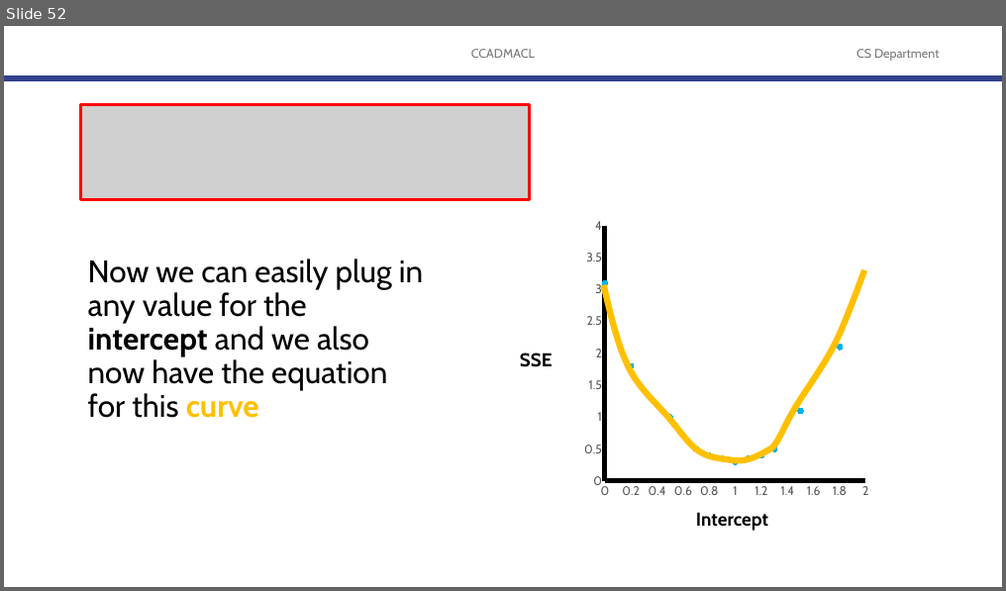
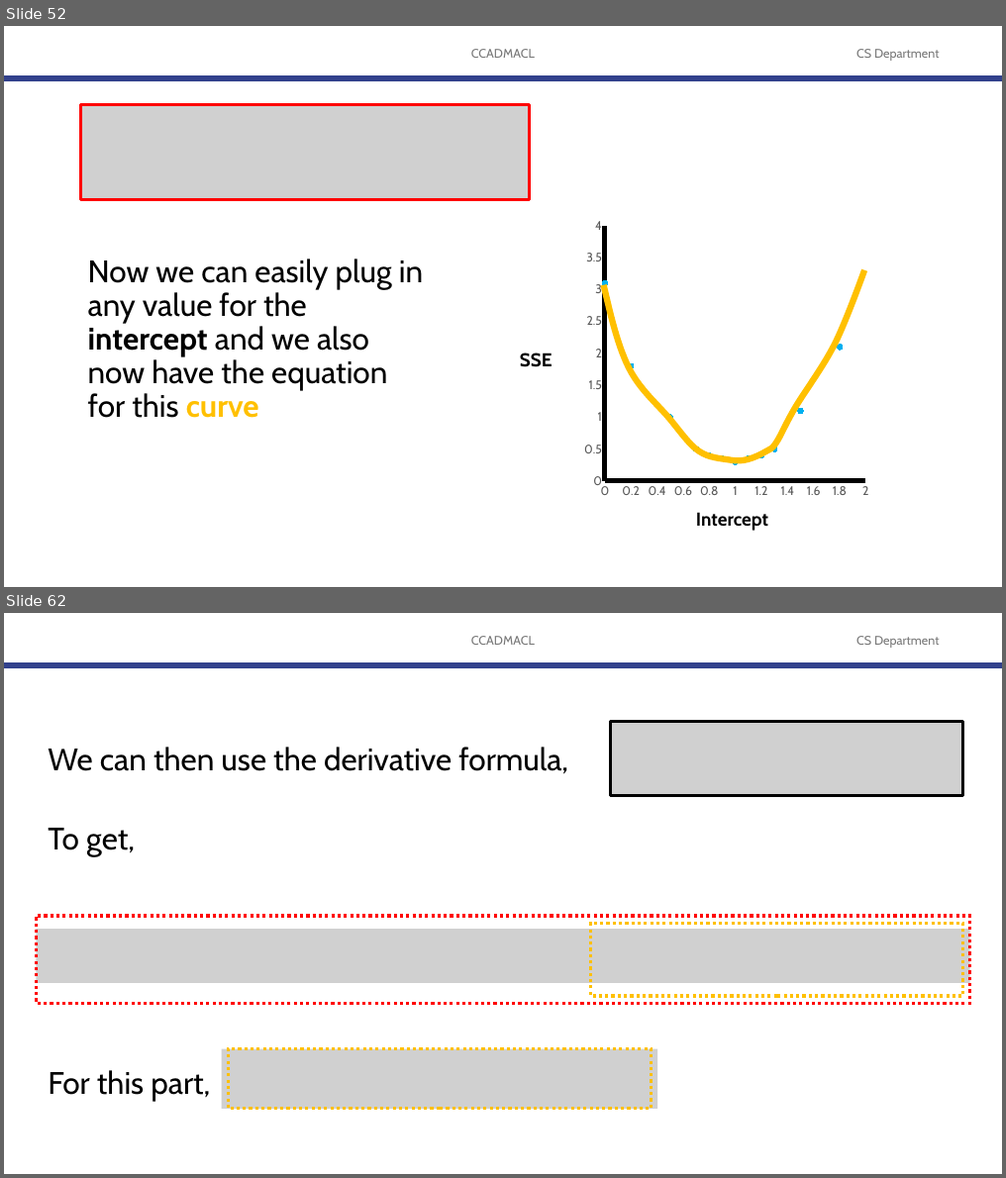
Before and after one commit to robitussin/CCDEPLRL, a slide deck: 2 - Training Neural Networks/Gradient Descent.pptx. Shown one above the other, each under a label of ours: slide 52 before the commit, slides 52 and 62 after it; the slides between them are not shown. The pictures are 1006x591 and 1006x1178 pixels, drawn with LibreOffice and Linux fonts; fonts in the diff are those of the drawing; grey boxes stand for pictures; background and template pictures are left out. Boxes give left, top, right and bottom in pixels: in the first picture for what was removed or moved away, otherwise in the second. Text is boxed around its words. In the diff, an @@ line names an element or a change of style, - is before the commit and + after.

```diff
--- a/2 - Training Neural Networks/Gradient Descent.pptx
+++ b/2 - Training Neural Networks/Gradient Descent.pptx
@@ slide 62 added at bbox=[4, 613, 1002, 1174], background #FFFFFF; not listed: 3 template elements that a slide beside it also shows @@
@@ picture added at bbox=[611, 721, 963, 796] @@
@@ text added at bbox=[48, 747, 568, 774], 30 pt, text #000000 @@
+We can then use the derivative formula,
@@ text added at bbox=[48, 828, 135, 857], 30 pt, text #000000 @@
+To get,
@@ picture added at bbox=[37, 929, 970, 983] @@
@@ rectangle added at bbox=[37, 916, 970, 1004], outline #FF0000 3 pt dashed @@
@@ rectangle added at bbox=[591, 924, 963, 996], outline #FFC000 3 pt dashed @@
@@ picture added at bbox=[221, 1050, 657, 1109] @@
@@ rectangle added at bbox=[228, 1050, 650, 1109], outline #FFC000 3 pt dashed @@
@@ text added at bbox=[48, 1070, 210, 1101], 30 pt, text #000000 @@
+For this part,
```
Also in this commit, not shown: 6 slides changed, 48 other slides added.
